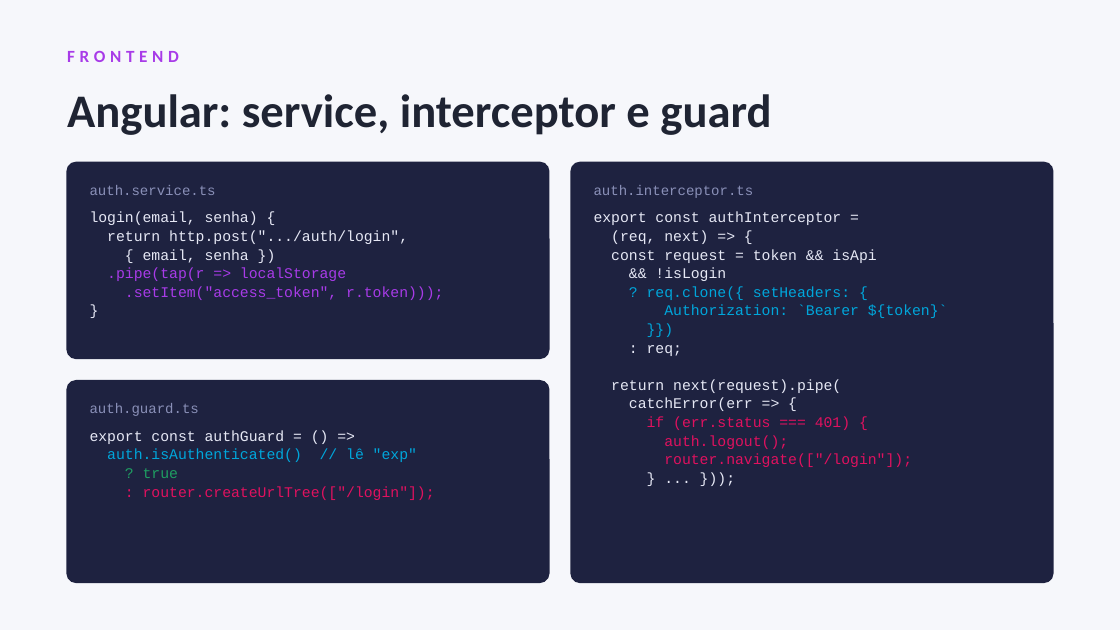
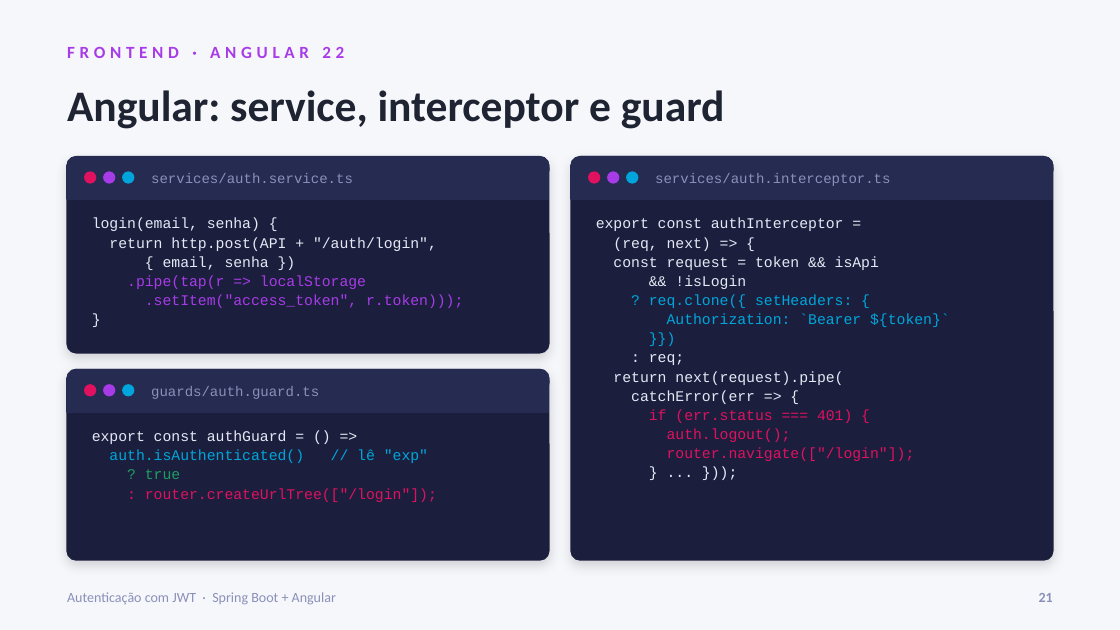
Before and after one commit to YloBittencourt/projeto-autenticacao, a slide deck: slide 21 of docs/apresentacao-jwt.pptx (slide 14 before the commit). Drawn at 1120x630 pixels with LibreOffice and Linux fonts; fonts in the diff are those of the drawing. Boxes give left, top, right and bottom in pixels: in the first picture for what was removed or moved away, otherwise in the second. Text is boxed around its words. In the diff, an @@ line names an element or a change of style, - is before the commit and + after.

```diff
--- a/docs/apresentacao-jwt.pptx
+++ b/docs/apresentacao-jwt.pptx
@@ text at bbox=[67, 47, 344, 58]: text changed @@
-FRONTEND
+FRONTEND · ANGULAR 22
@@ text "Angular: service, interceptor e guard" at bbox=[67, 90, 725, 129]: size 30 to 28 pt @@
@@ rounded rectangle: place and size @@
-rounded rectangle at bbox=[67, 162, 549, 358]
+rounded rectangle at bbox=[67, 157, 549, 353]
@@ rounded rectangle at bbox=[67, 157, 549, 353]: fill #1E2240 to #1B1F3D; outline #1E2240 1 pt to #1B1F3D 1 pt; shadow on @@
@@ rectangle added at bbox=[67, 166, 549, 199], fill #262B52, outline #262B52 1 pt @@
@@ rounded rectangle added at bbox=[67, 157, 549, 179], fill #262B52, outline #262B52 1 pt @@
@@ ellipse added at bbox=[84, 171, 96, 184], fill #E0115F @@
@@ ellipse added at bbox=[103, 171, 115, 184], fill #A83BE8 @@
@@ ellipse added at bbox=[122, 171, 134, 184], fill #00A6DB @@
@@ text at bbox=[151, 173, 353, 183]: text changed @@
-auth.service.ts
+services/auth.service.ts
@@ rounded rectangle: place and size @@
-rounded rectangle at bbox=[571, 162, 1053, 582]
+rounded rectangle at bbox=[571, 157, 1053, 560]
@@ rounded rectangle at bbox=[571, 157, 1053, 560]: fill #1E2240 to #1B1F3D; outline #1E2240 1 pt to #1B1F3D 1 pt; shadow on; proportions changed @@
@@ rectangle added at bbox=[571, 166, 1053, 199], fill #262B52, outline #262B52 1 pt @@
@@ rounded rectangle added at bbox=[571, 157, 1053, 179], fill #262B52, outline #262B52 1 pt @@
@@ ellipse added at bbox=[588, 171, 600, 184], fill #E0115F @@
@@ ellipse added at bbox=[607, 171, 619, 184], fill #A83BE8 @@
@@ ellipse added at bbox=[626, 171, 638, 184], fill #00A6DB @@
@@ text at bbox=[655, 173, 890, 186]: text changed @@
-auth.interceptor.ts
+services/auth.interceptor.ts
@@ text at bbox=[92, 218, 463, 308]: line spacing 1.05 to 1.08 @@
@@ text at bbox=[109, 237, 437, 251]: text changed @@
-return http.post(".../auth/login",
+return http.post(API + "/auth/login",
@@ text "export const authInterceptor =" at bbox=[596, 218, 950, 461]: line spacing 1.05 to 1.08 @@
@@ rounded rectangle at bbox=[67, 370, 549, 560]: fill #1E2240 to #1B1F3D; outline #1E2240 1 pt to #1B1F3D 1 pt; shadow on; proportions changed @@
@@ rounded rectangle: place and size @@
-rounded rectangle at bbox=[67, 381, 549, 582]
+rounded rectangle at bbox=[67, 370, 549, 560]
@@ rectangle added at bbox=[67, 379, 549, 412], fill #262B52, outline #262B52 1 pt @@
@@ rounded rectangle added at bbox=[67, 370, 549, 392], fill #262B52, outline #262B52 1 pt @@
@@ ellipse added at bbox=[84, 384, 96, 396], fill #E0115F @@
@@ ellipse added at bbox=[103, 384, 115, 396], fill #A83BE8 @@
@@ ellipse added at bbox=[122, 384, 134, 396], fill #00A6DB @@
@@ text at bbox=[151, 386, 319, 399]: text changed @@
-auth.guard.ts
+guards/auth.guard.ts
@@ text "export const authGuard = () ..." at bbox=[92, 430, 437, 502]: line spacing 1.05 to 1.08 @@
@@ text added at bbox=[67, 592, 336, 604], 9 pt, text #8A90B8 @@
+Autenticação com JWT · Spring Boot + Angular
@@ text added at bbox=[1039, 593, 1053, 602], 9 pt, text #8A90B8, bold @@
+21
```
Also in this commit, not shown: 17 other slides changed, 11 slides added, 1 slide removed.
